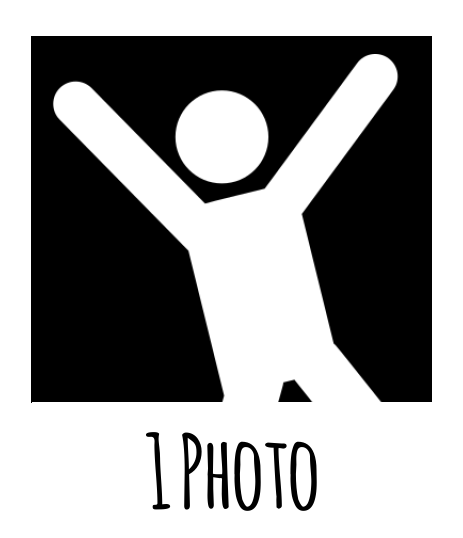
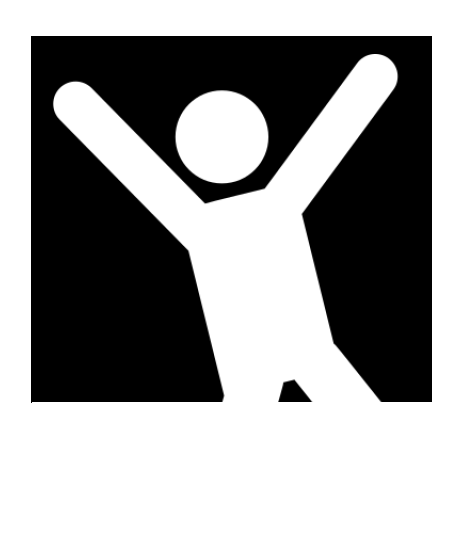
Layer changes from the first 463 × 538 image to the second:
hid "1 Photo" over [146, 432, 317, 511]
